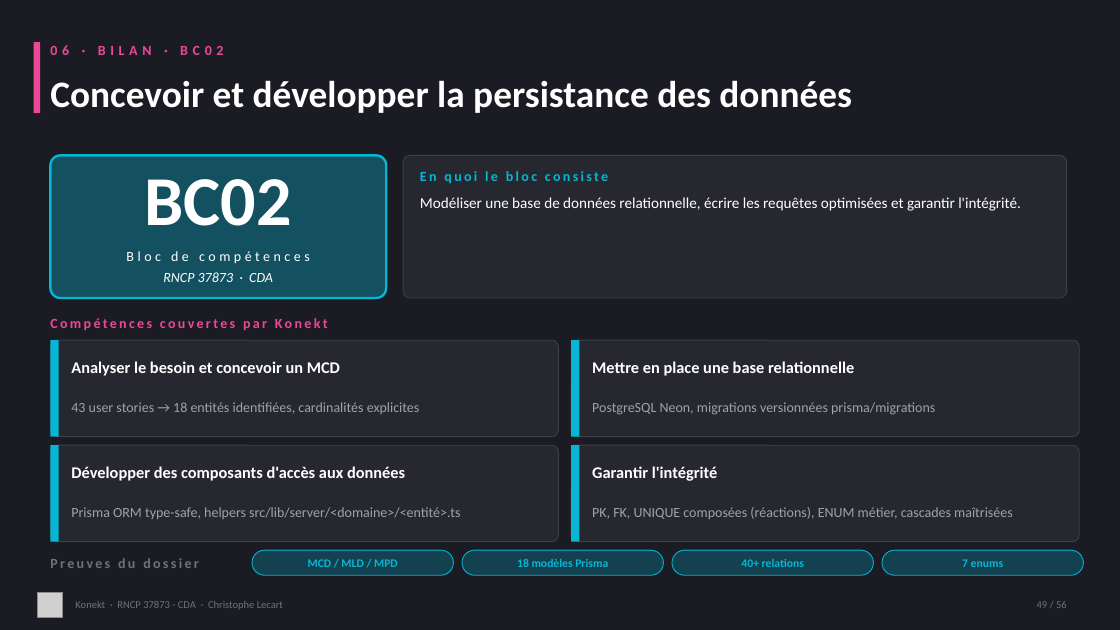
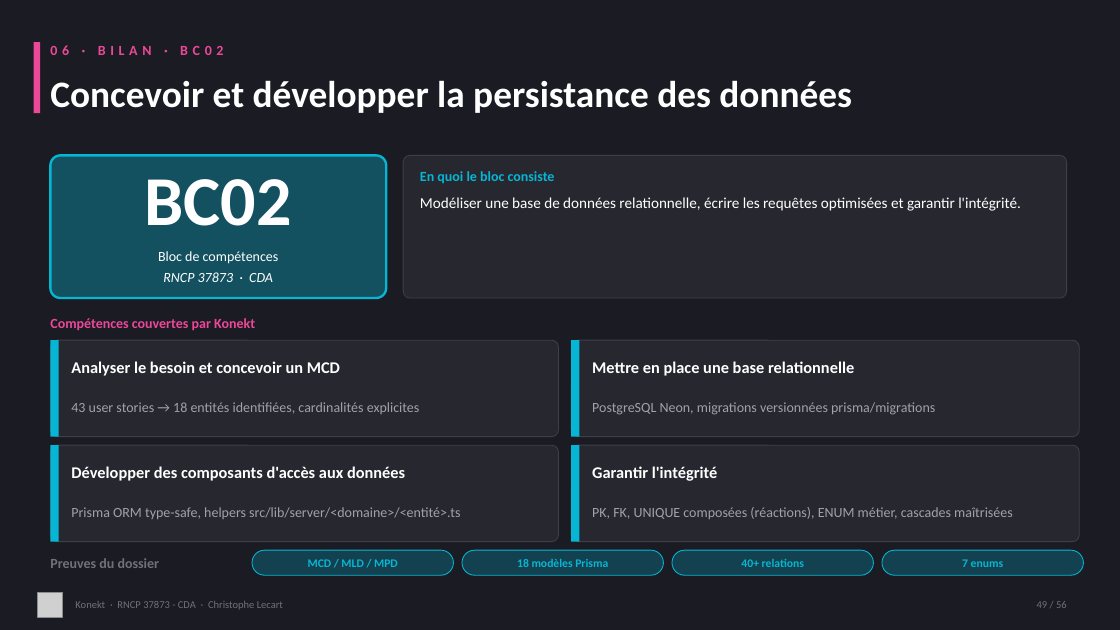
Before and after one commit to CLecart/social-network, a slide deck: slide 49 of dossier-certification/00-presentation/Konekt_RNCP_37873_Support_Visuel.pptx. Drawn at 1120x630 pixels with LibreOffice and Linux fonts; fonts in the diff are those of the drawing; grey boxes stand for pictures. Boxes give left, top, right and bottom in pixels: in the first picture for what was removed or moved away, otherwise in the second. Text is boxed around its words. In the diff, an @@ line names an element or a change of style, - is before the commit and + after.

```diff
--- a/dossier-certification/00-presentation/Konekt_RNCP_37873_Support_Visuel.pptx
+++ b/dossier-certification/00-presentation/Konekt_RNCP_37873_Support_Visuel.pptx
@@ text "Bloc de compétences" at <box>158,251,279,264</box>: letter spacing 3 to 0 pt @@
@@ letter spacing 2 to 0 pt in 3 elements at <box>420,171,555,183</box>, <box>50,318,255,331</box>, <box>50,558,160,568</box> @@
```
Also in this commit, not shown: 27 other slides changed.
